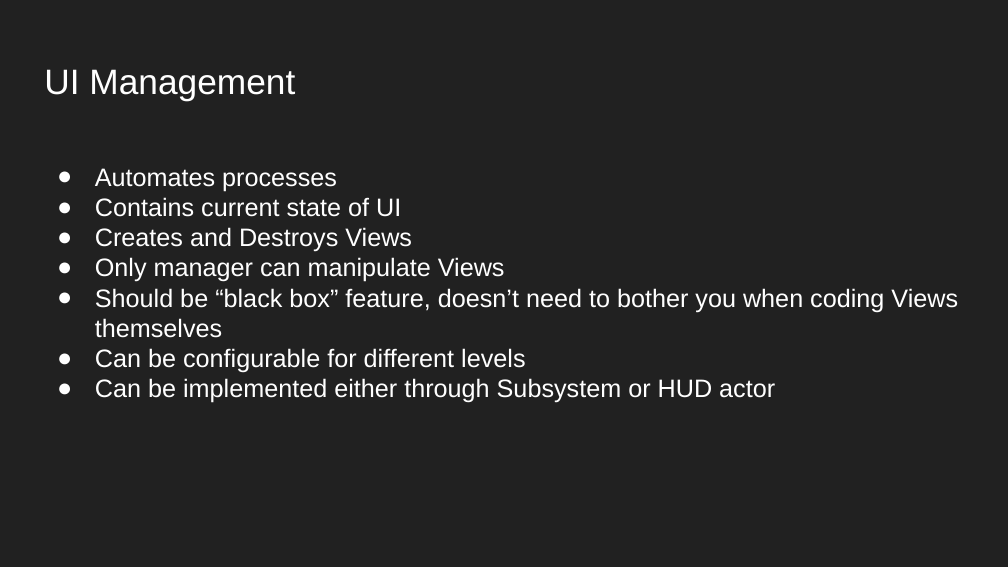
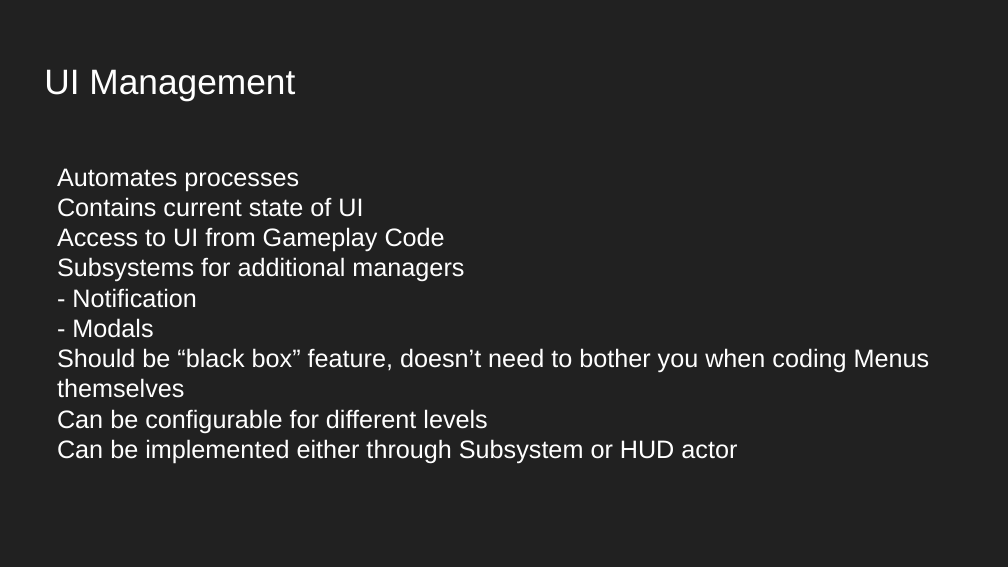
Before and after one commit to WotanCZ/MFF_UE_Lecture, a slide deck: slide 9 of UI/Unreal Engine Lecture - UI.pptx. Drawn at 1008x567 pixels with LibreOffice and Linux fonts; fonts in the diff are those of the drawing; background and template pictures are left out. Boxes give left, top, right and bottom in pixels: in the first picture for what was removed or moved away, otherwise in the second. Text is boxed around its words. In the diff, an @@ line names an element or a change of style, - is before the commit and + after.

```diff
--- a/UI/Unreal Engine Lecture - UI.pptx
+++ b/UI/Unreal Engine Lecture - UI.pptx
@@ title at (x1=57, y1=168, x2=737, y2=464): bullet ● to none @@
@@ title at (x1=57, y1=227, x2=930, y2=398): text changed @@
-● Creates and Destroys Views
-● Only manager can manipulate Views
-● Should be “black box” feature, doesn’t need to bother you when coding Views themselves
+Access to UI from Gameplay Code
+Subsystems for additional managers
+- Notification
+- Modals
+Should be “black box” feature, doesn’t need to bother you when coding Menus themselves
```
Also in this commit, not shown: 6 other slides changed, 4 slides added, 2 slides removed, 2 other files.
